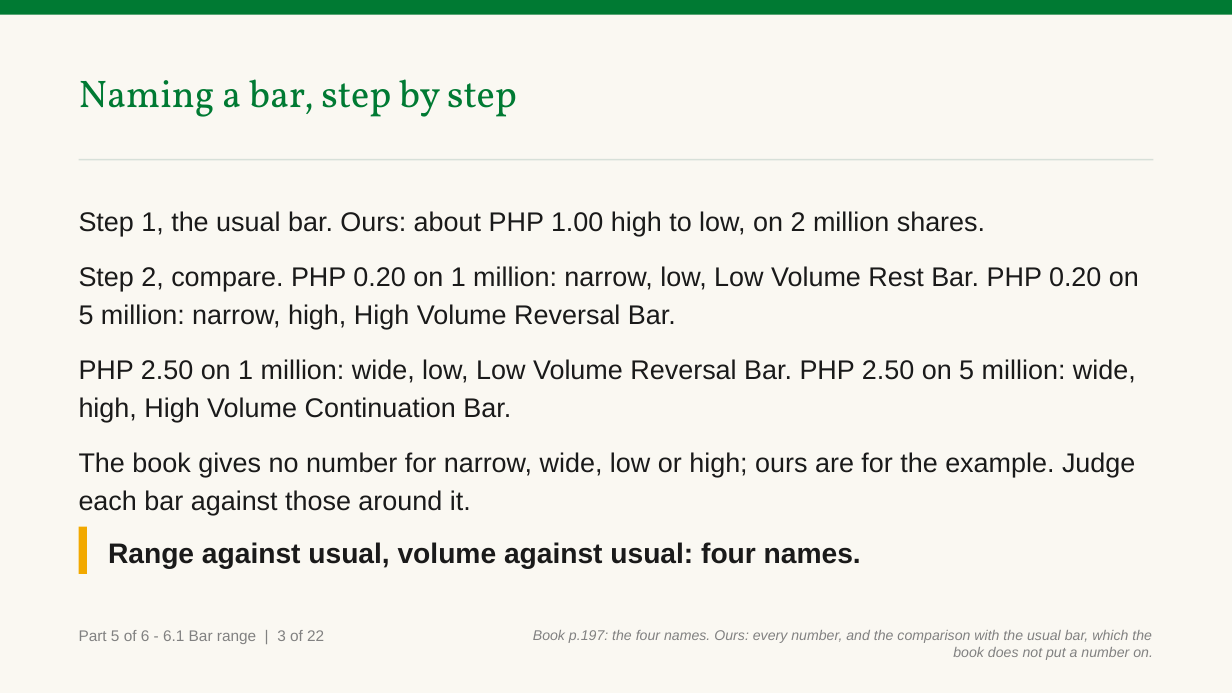
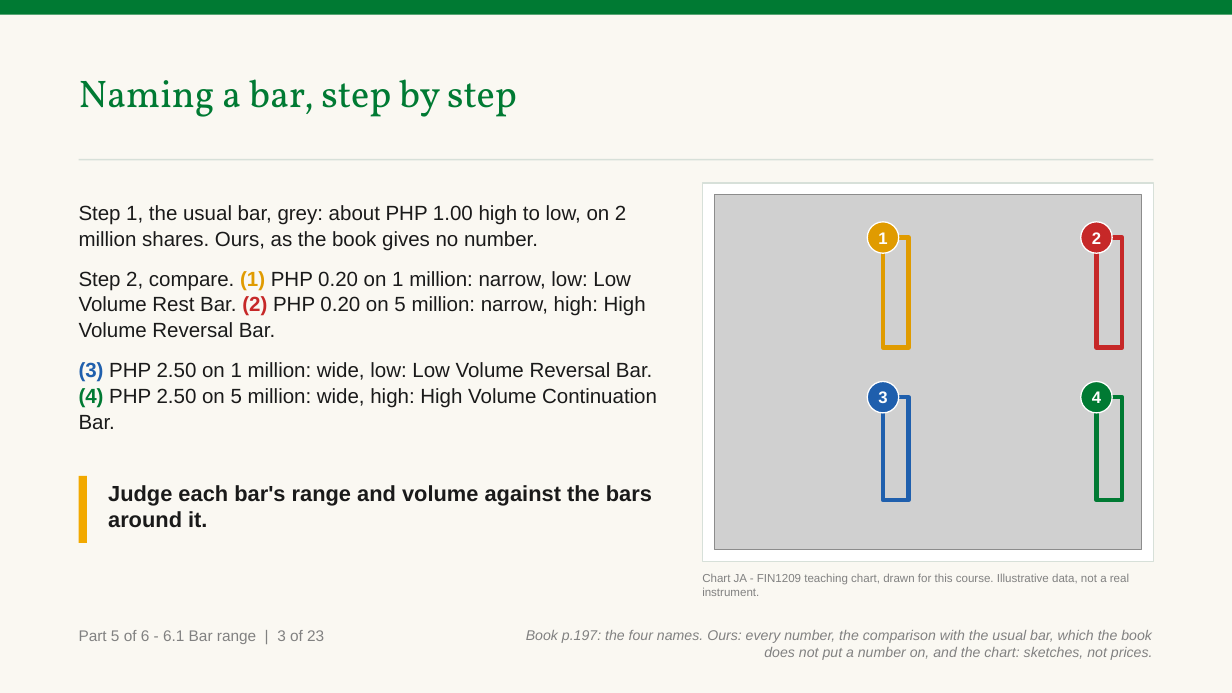
Before and after one commit to benjiesotelo-sudo/Telos_FIN1209, a slide deck: slide 144 of chapter-06/FIN1209-Chapter-06.pptx. Drawn at 1232x693 pixels with LibreOffice and Linux fonts; fonts in the diff are those of the drawing; grey boxes stand for pictures. Boxes give left, top, right and bottom in pixels: in the first picture for what was removed or moved away, otherwise in the second. Text is boxed around its words. In the diff, an @@ line names an element or a change of style, - is before the commit and + after.

```diff
--- a/chapter-06/FIN1209-Chapter-06.pptx
+++ b/chapter-06/FIN1209-Chapter-06.pptx
@@ text at (79, 205, 657, 429): text changed; size 21 to 16 pt @@
-Step 1, the usual bar. Ours: about PHP 1.00 high to low, on 2 million shares.
-Step 2, compare. PHP 0.20 on 1 million: narrow, low, Low Volume Rest Bar. PHP 0.20 on 5 million: narrow, high, High Volume Reversal Bar.
-PHP 2.50 on 1 million: wide, low, Low Volume Reversal Bar. PHP 2.50 on 5 million: wide, high, High Volume Continuation Bar.
-The book gives no number for narrow, wide, low or high; ours are for the example. Judge each bar against those around it.
+Step 1, the usual bar, grey: about PHP 1.00 high to low, on 2 million shares. Ours, as the book gives no number.
+Step 2, compare. (1) PHP 0.20 on 1 million: narrow, low: Low Volume Rest Bar. (2) PHP 0.20 on 5 million: narrow, high: High Volume Reversal Bar.
+(3) PHP 2.50 on 1 million: wide, low: Low Volume Reversal Bar. (4) PHP 2.50 on 5 million: wide, high: High Volume Continuation Bar.
@@ rectangle added at (702, 183, 1153, 562), fill #FFFFFF, outline #D7E0D9 1 pt @@
@@ picture added at (714, 195, 1141, 550) @@
@@ ellipse added at (868, 222, 899, 253), fill #E09B00, outline #FFFFFF 1 pt, 13 pt, text #FFFFFF, bold @@
+1
@@ rectangle added at (884, 238, 909, 348), outline #E09B00 3.5 pt @@
@@ ellipse added at (1081, 222, 1113, 253), fill #C62828, outline #FFFFFF 1 pt, 13 pt, text #FFFFFF, bold @@
+2
@@ rectangle added at (1097, 238, 1123, 348), outline #C62828 3.5 pt @@
@@ ellipse added at (868, 382, 899, 413), fill #1F5FAD, outline #FFFFFF 1 pt, 13 pt, text #FFFFFF, bold @@
+3
@@ ellipse added at (1081, 382, 1113, 413), fill #007A33, outline #FFFFFF 1 pt, 13 pt, text #FFFFFF, bold @@
+4
@@ rectangle added at (884, 397, 909, 500), outline #1F5FAD 3.5 pt @@
@@ rectangle added at (1097, 397, 1123, 500), outline #007A33 3.5 pt @@
@@ rectangle: place and size @@
-rectangle at (79, 527, 87, 574)
+rectangle at (79, 476, 87, 543)
@@ text at (108, 485, 652, 528): text changed; size 22 to 17 pt @@
-Range against usual, volume against usual: four names.
+Judge each bar's range and volume against the bars around it.
@@ text added at (702, 573, 1129, 596), 9 pt, text #818181 @@
+Chart JA - FIN1209 teaching chart, drawn for this course. Illustrative data, not a real instrument.
@@ text at (79, 630, 324, 644): text changed @@
-Part 5 of 6 - 6.1 Bar range | 3 of 22
+Part 5 of 6 - 6.1 Bar range | 3 of 23
@@ text at (526, 630, 1153, 660): text changed @@
-Book p.197: the four names. Ours: every number, and the comparison with the usual bar, which the book does not put a number on.
+Book p.197: the four names. Ours: every number, the comparison with the usual bar, which the book does not put a number on, and the chart: sketches, not prices.
```
Also in this commit, not shown: 41 other slides changed, 5 slides added, 3 other files.
